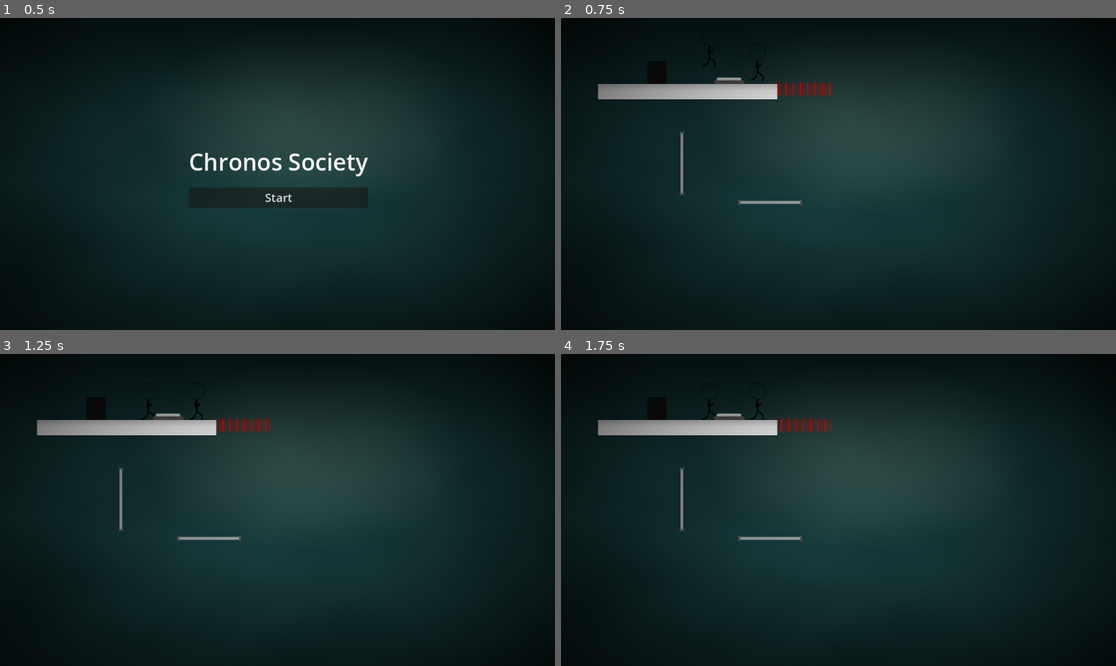
Above: before the commit, frames 1-4 (two rows, left to right).
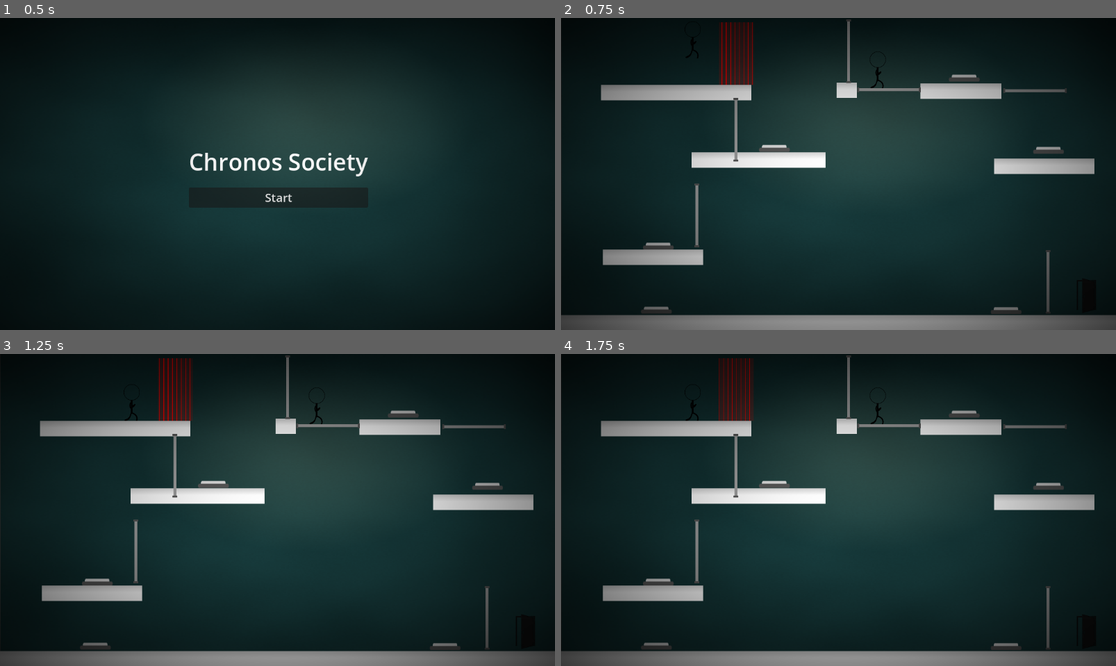
Above: after the commit, the same moments.

Repository: NahuelArrieta/ChronosSociety
Game: Godot game, scene res://ui/main_menu.tscn
The game is run twice, just before and just after one commit, with the same random seed, the same clock (stepped at 60 frames per second) and the same inputs.
Inputs:
- Up to frame 1 (0.5 s): no input
- Up to frame 2 (0.75 s): click "Start" at 0.5 s
- Up to frame 3 (1.25 s): no input
- Up to frame 4 (1.75 s): tap Space (REVERT_P1) at 1.35 s

Frame 1 is identical in both runs. In frame 2, 12% of the frame differs, in the area x 0-100%, y 0-100%; in frame 3, 12%; in frame 4, 12%.

Commit message:
add level logic

Diff:
--- a/entities/enviroment/killzone/killzone.gd
+++ b/entities/enviroment/killzone/killzone.gd
@@ -30,5 +30,5 @@
 			setStatus(default)
 
 func setStatus(value: bool):
-	$CollisionShape2D.disabled = !value
+	$CollisionShape2D.set_deferred("disabled", !value)
 	$CollisionShape2D.visible = value
--- a/levels/level.tscn
+++ b/levels/level.tscn
@@ -16,29 +16,117 @@
 [node name="Node2D" type="Node2D"]
 
 [node name="Background" parent="." instance=ExtResource("6_gjl0y")]
+position = Vector2(1, 0)
 
 [node name="Player1" parent="." instance=ExtResource("1_80vhd")]
-position = Vector2(309, 59)
+position = Vector2(274, 41)
+
+[node name="Player2" parent="." instance=ExtResource("1_80vhd")]
+position = Vector2(658, 109)
+player_number = 2
 
 [node name="Platforms" type="Node" parent="."]
 
 [node name="Platform" parent="Platforms" instance=ExtResource("2_hjsbj")]
-position = Vector2(263, 153)
-scale = Vector2(11.6022, 1)
+position = Vector2(239, 155)
+scale = Vector2(9.76222, 1)
 
-[node name="Player2" parent="." instance=ExtResource("1_80vhd")]
-position = Vector2(409, 88)
-player_number = 2
+[node name="Platform2" parent="Platforms" instance=ExtResource("2_hjsbj")]
+position = Vector2(593, 150)
+scale = Vector2(1.3416, 1)
 
-[node name="Button" parent="." instance=ExtResource("4_5mrsh")]
-position = Vector2(349, 129)
+[node name="Platform6" parent="Platforms" instance=ExtResource("2_hjsbj")]
+position = Vector2(830, 152)
+scale = Vector2(5.2616, 1)
 
-[node name="Door" parent="." instance=ExtResource("5_safpt")]
-position = Vector2(251, 302)
+[node name="Platform3" parent="Platforms" instance=ExtResource("2_hjsbj")]
+position = Vector2(410, 295)
+scale = Vector2(8.68222, 1)
 
-[node name="Door2" parent="." instance=ExtResource("5_safpt")]
-position = Vector2(434, 383)
+[node name="Platform4" parent="Platforms" instance=ExtResource("2_hjsbj")]
+position = Vector2(191, 497)
+scale = Vector2(6.48222, 1)
+
+[node name="Platform5" parent="Platforms" instance=ExtResource("2_hjsbj")]
+position = Vector2(1003, 308)
+scale = Vector2(6.48222, 1)
+
+[node name="Platform7" parent="Platforms" instance=ExtResource("2_hjsbj")]
+position = Vector2(586, 633)
+scale = Vector2(37.5222, 1)
+
+[node name="Enviroment" type="Node" parent="."]
+
+[node name="Killzone 1" type="Node" parent="Enviroment"]
+
+[node name="Button" parent="Enviroment/Killzone 1" instance=ExtResource("4_5mrsh")]
+position = Vector2(837, 123)
+
+[node name="Killzone" parent="Enviroment/Killzone 1" instance=ExtResource("12_hy0rb")]
+position = Vector2(364, 79)
+scale = Vector2(3, 5)
+
+[node name="Door 1" type="Node" parent="Enviroment"]
+
+[node name="Button" parent="Enviroment/Door 1" instance=ExtResource("4_5mrsh")]
+position = Vector2(1012, 273)
+groupId = 1
+
+[node name="Door" parent="Enviroment/Door 1" instance=ExtResource("5_safpt")]
+position = Vector2(597, 69)
+groupId = 1
+
+[node name="Door2" parent="Enviroment/Door 1" instance=ExtResource("5_safpt")]
+position = Vector2(363, 232)
+groupId = 1
+
+[node name="Door 2" type="Node" parent="Enviroment"]
+
+[node name="Door" parent="Enviroment/Door 2" instance=ExtResource("5_safpt")]
+position = Vector2(984, 151)
 rotation = 1.5708
+groupId = 2
+
+[node name="Button" parent="Enviroment/Door 2" instance=ExtResource("4_5mrsh")]
+position = Vector2(443, 269)
+groupId = 2
+
+[node name="Door 3" type="Node" parent="Enviroment"]
+
+[node name="Button2" parent="Enviroment/Door 3" instance=ExtResource("4_5mrsh")]
+position = Vector2(202, 472)
+groupId = 3
+
+[node name="Killzone2" parent="Enviroment/Door 3" instance=ExtResource("12_hy0rb")]
+position = Vector2(686, 460)
+scale = Vector2(3, 5)
+groupId = 3
+default = false
+
+[node name="Door2" parent="Enviroment/Door 3" instance=ExtResource("5_safpt")]
+position = Vector2(681, 149)
+rotation = 1.5708
+groupId = 3
+
+[node name="Door 4" type="Node" parent="Enviroment"]
+
+[node name="Button3" parent="Enviroment/Door 4" instance=ExtResource("4_5mrsh")]
+position = Vector2(198, 605)
+groupId = 4
+
+[node name="Door3" parent="Enviroment/Door 4" instance=ExtResource("5_safpt")]
+position = Vector2(282, 410)
+groupId = 4
+
+[node name="Door 5" type="Node" parent="Enviroment"]
+
+[node name="Button3" parent="Enviroment/Door 5" instance=ExtResource("4_5mrsh")]
+position = Vector2(924, 606)
+groupId = 5
+
+[node name="Door3" parent="Enviroment/Door 5" instance=ExtResource("5_safpt")]
+position = Vector2(1011, 548)
+groupId = 5
 
 [node name="AudioStreamPlayer2D" type="AudioStreamPlayer2D" parent="."]
 stream = ExtResource("7_vnv7o")
@@ -53,12 +141,8 @@
 [node name="TimeTravelController" parent="." instance=ExtResource("9_ukwr8")]
 
 [node name="WinningDoor" parent="." instance=ExtResource("10_ukwr8")]
-position = Vector2(198, 121)
+position = Vector2(1092, 576)
 scale = Vector2(0.5, 0.5)
 
 [node name="SceneContoller" type="Node" parent="."]
 script = ExtResource("11_pb8y7")
-
-[node name="Killzone" parent="." instance=ExtResource("12_hy0rb")]
-position = Vector2(502, 149)
-scale = Vector2(5, 1)
